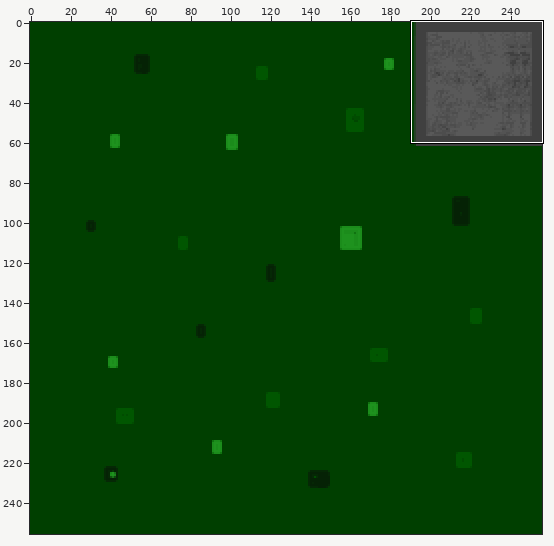
Edited in one commit: sprite sheet (maps/tilesets/neighborhood/sidewalk_corner_inner.png). Above: a wide view before the commit, with the close-up outlined.
Close-up. As it was:
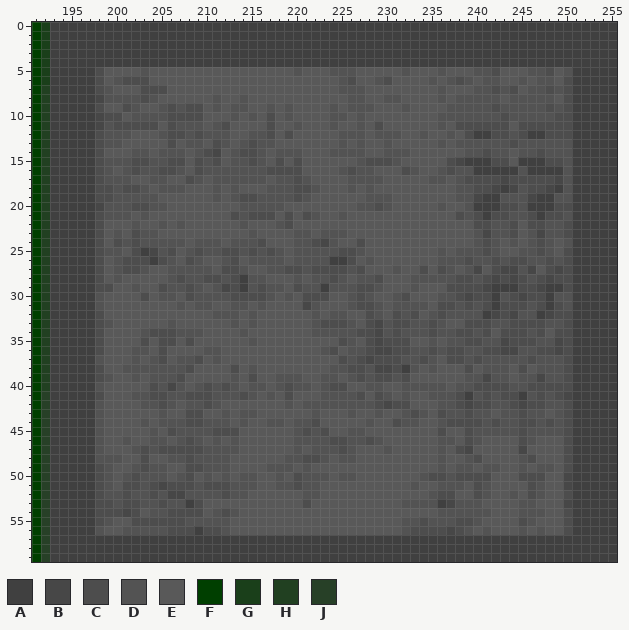
The file is 256x256 pixels. Colours within 5 levels of each other are drawn and written as one. Shown: x 191..255, y 0..59.
Palette (. is transparent): A #404040  B #474747  C #4d4d4d  D #535353  E #595959  F #003f00  G #1a3f1a  H #214021  J #274027
Pixels before (only the part around the change), first column x 191:
 0 FGAAAAAAAAAAAAAAAAAAAAAAAAAAAAAAAAAAAAAAAAAAAAAAAAAAAAAAAAAAAAAAA
 1 FGAAAAAAAAAAAAAAAAAAAAAAAAAAAAAAAAAAAAAAAAAAAAAAAAAAAAAAAAAAAAAAA
 2 FGAAAAAAAAAAAAAAAAAAAAAAAAAAAAAAAAAAAAAAAAAAAAAAAAAAAAAAAAAAAAAAA
 3 FGAAAAAAAAAAAAAAAAAAAAAAAAAAAAAAAAAAAAAAAAAAAAAAAAAAAAAAAAAAAAAAA
 4 FGAAAAAAAAAAAAAAAAAAAAAAAAAAAAAAAAAAAAAAAAAAAAAAAAAAAAAAAAAAAAAAA
 5 FGAAAAACEEEEDEEEEEEEEEEEEEEEEDEEEDDDEEEEEDEEEDEEEDDCEEEDDCEDAAAAA
 6 FGAAAAACEDCCCEEEEEEEEEEEEEEEEEEEEEDCEEDCEEEEDEDCDEDDEEDEDDECAAAAA
 7 FHAAAAACDEEECCCEEEEEEEEEEEEEEEEEEEDDDEEEEEEEEDEEEDDCDCEDDCDCAAAAA
 8 FHAAAAABDDDDCDEEEEEEDEEDEEEEEEEEEEEDDEEDDEEEEDEDDDDDEDDDDDECAAAAA
 9 FHAAAAACEECDEEDCDCCEDEDDEEDEDEEEEDEDDDEEEDEEEEDDDDDCDDDDDCDCAAAAA
10 FHAAAAABCCEDDDDCCCCEEEDEDECEDEEEEDDEDEEEEEEEEDDDDDDDCDDDDDCCAAAAA
11 FHAAAAABDCCCCCECDDDEDCEEEECEEDEEEDEEDECEEEEEEDECCCCCCECCCCCCAAAAA
12 FHAAAAACDDDEEEDCCDCDDDEEDDCECEEEEEDDDEDDDEEDEEDECAACCDCAACCCAAAAA
13 FHAAAAACDDEEEEECEDDECDEDCDDEEEEEEEDEDEEDEEEEEDEDDDDDDCDDDDDDAAAAA
14 FHAAAAACEEEDDEDDDEDCBEDCCDEDDDEEEDDDDEEDDDEEEEEEDDCDDEDDCDDDAAAAA
15 FHAAAAACDDDCCDDCCECDCEDDCDECECEEEEEEDCCCDEEEEECBAAACCEAAACCDAAAAA
16 FHAAAAACDEDCDDCCDECDDDDDDDCCCCEEEEDCDDEEECDEEDCDDAAAAADAAAADAAAAA
17 FHAAAAACDDDEEDDEECDEDDDDDDEDDCDEEEEDDDDEEEEEDDEDCCCCBCCCCCBDAAAAA
18 FHAAAAACCDCCDEDDDEEEDEDEEEDDDCCDEEEDEDEEEEEEEEEDDCCBABDCCBADAAAAA
19 FHAAAAACCDDDDDEEEEEEDEDCCDDDDCDEEEEEEDDDEEEEEEEDDBAADDDBAADDAAAAA
20 FHAAAAABDDDCCDDEEEEEEEEDDDDDEEEEEEEEDDCDEEEEEDEEDAAACCDAAACCAAAAA
21 FHAAAAACDDDEDEEEEEEEEECDCCCECECDEEDEEEEEEEEEEEECDCACCDDCACCDAAAAA
22 FHAAAAACEEEDEEDEDEEEEEEDEEEDCEEEEEEEEEEEEEEEEEEEECCDDCECCDDCAAAAA
23 FHAAAAACEDECDDEEEEEEEEEEDEEEEDDEDDDEEEEEEEEEEEEEEDBDDCEDBDDCAAAAA
24 FHAAAAACECDCDDDDDEDDDEDDDCEEEDDCBDEECEEEEEEEEEEEEDCDEDEDCDEDAAAAA
25 FHAAAAACDDECABDCEDCDDCCDCDCDEDDDDDCCDEEEEEEEEDEDDDCDEEDDCDECAAAAA
26 FHAAAAACEDCCCACDECDEEDCEDDDDEDDDDAACEDEEEEEEEDDDCDDCDCCDDCDCAAAAA
27 FHAAAAACEDCCDEEDDDDDECCDEEDDCCDCCCCDCEEEDEECECDEDBECBBDBECBCAAAAA
28 FHAAAAACEDEEEEEDCDDCCDCADDEEEDEDDCDEDDCEEEDDDDDCCDCBCBCDCBCCAAAAA
29 FHAAAAACCEEDEECDDCDEDBCADCDDECDDADDDCCDEEEDEEECCCCBAAACCBAACAAAAA
30 FHAAAAADEEEECEDDECDDDDCCCCDEDECCCEEDCDEEDCEEEDDCBCCADCBCCADDAAAAA
31 FHAAAAADEEEEEEEEDEDDEEDDEDEEEEBDEEEDCCDEDDDDECCDCDCACCCDCACDAAAAA
32 FHAAAAACEEEEEEEEEEEEDDDEDEEEEEEDEDDEECDECDCEDCDDDDABCBDDABCCAAAAA
33 FHAAAAACDEEEEEEDEEEEEEDEDEEEEEEDCCCDECBDCCDDCDEECCCDDCCCCDDCAAAAA
34 FHAAAAACEEEEDCCCDDDEEEEDEEEEEEEDDDDDCCBDCDDDCDDCCDCECCCDCECCAAAAA
35 FHAAAAACEEEECECCECEEEEEEDEEEEEEEEECDECBCCCEEDEDDCCDDBCCCDDBCAAAAA
36 FHAAAAACEEEDDECEEEEDDEEEEEEEEEEEDCEDDCBBCCDDCDCCDDCCBBDDCCBCAAAAA
37 FHAAAAADEEEDEDCEDDCEDEEEEEEEEEEEEECDCBCCCDDCDECCDCDDDDDCDDDCAAAAA
38 FHAAAAACEEDDDDDDDCEEEECEDEEEEEEEEDDCCDBBCADEDEEECEDDDECEDDDCAAAAA
39 FHAAAAACDEEDEDDDCEEEEEDECEEDDDEEDDEDCDCCDCEEEEEEDDBDDEDDBDDCAAAAA
40 FHAAAAADEEEEECDBDEDCDCDEDDEDCDDEDCCEEDDEEDDDDDEDDCCCCDDCCCCCAAAAA
41 FJAAAAACEEEDDCCDDCCCDDDCDEDECEEEDDDDCECDEDEEDDDCADCDCCADCDCBAAAAA
42 FJAAAAADEEEEDDCDEDDCDEEEEEEEDEDDDDDDDDCBCCEEEDDCBCCDDCBCCDDCAAAAA
43 FJAAAAADEEEEEEDEECCEEDEDDEEEEEEDEEEDEEDEEDCDECDDCDDEDDCDDEDCAAAAA
44 FJAAAAADEEEEDEDDDCCDDDEDEEDDEDDCEEEEEDEECDDEEDCCCCDCDDCCDCDCAAAAA
45 FJAAAAADEEEEEDECDDDDCCCEEEEEEDCDCEEDDEEEEEEEECEECDDDDDCDDDDCAAAAA
46 FJAAAAADEEDEEDDEDCDEDEDEEEEEEDDDDCCDDCDEEEEEEDDECDEEEECDEEECAAAAA
47 FJAAAAADEEEDCDCCCCCDDDDEEEEEEDEDDDCDEEEDEEEEEDECBEEEEEBEEEECAAAAA
48 FJAAAAADDDEECEEDDCDDDDEEEEEEDDCCDEDDEEEEEEEEEDEEDCEEEEDCEEECAAAAA
49 FJAAAAACDEEDCDDEECCDDDEEEEDDDEDEEEEEEEEEEEEEEDEDDEDDEEDEDDECAAAAA
50 FJAAAAACDEDCDDDEDCEDEDEDDEEDECDDDEDDEEEEEEEDCCDCCCCEEECCCEEBAAAAA
51 FJAAAAACDECCDCBCCCDCCCDDDEEDDCDDEEEEEEEEEEDEEDDDECDEEEECDEEBAAAAA
52 FJAAAAACDDCDDCDBBDDDDCDDEEEEEEDDEEEEEEEEEEEEDCCEECDEEDECDEECAAAAA
53 FJAAAAACCDCCDDCDDACEEEEEEEEEEECEEEEEEEEEEDDDDABDDDEEEEDDEEEBAAAAA
54 FJAAAAACCCBCEDDCCCCEDCDEEEEEEEEEEEEEEEEEEEEEEDDDDDDEEEDDDEECAAAAA
55 FJAAAAACDEECCCCCCDDDDDEEEEEEEEEEEEEEEEEEEDDCDDDCCDEEEECDEEECAAAAA
56 FJAAAAADEEDDDDDCCCACCDEEEEEEEEEEEEEEEEEEEDCCCCBCDEDEEEDEDEECAAAAA
57 FJAAAAAAAAAAAAAAAAAAAAAAAAAAAAAAAAAAAAAAAAAAAAAAAAAAAAAAAAAAAAAAA
58 FJAAAAAAAAAAAAAAAAAAAAAAAAAAAAAAAAAAAAAAAAAAAAAAAAAAAAAAAAAAAAAAA
59 FJAAAAAAAAAAAAAAAAAAAAAAAAAAAAAAAAAAAAAAAAAAAAAAAAAAAAAAAAAAAAAAA
Once edited:
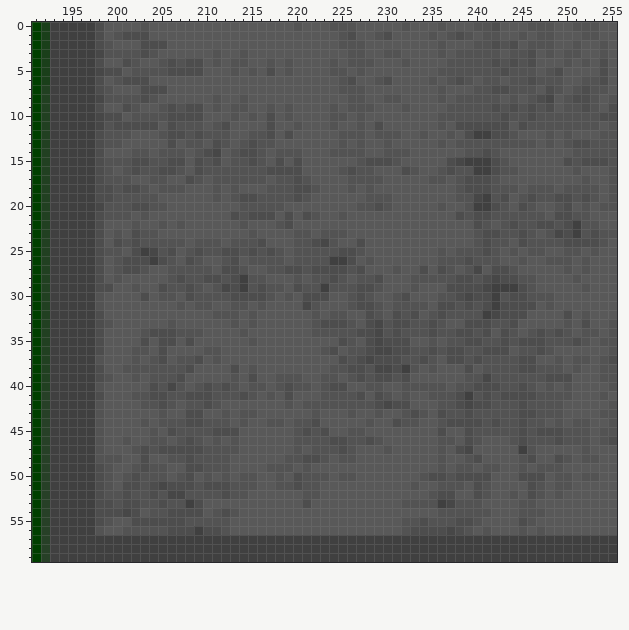
Difference:
Changed rows in their new state; - is an unchanged pixel.
first column x 198:
 0 CEEEEDEEEEEEEEEEEEEEEEDEEEDDDEEEEEDEEEDEEEDDCEEEDDDEEDDDEE
 1 CEDCCCEEEEEEEEEEEEEEEEEEEEEDCEEDCEEEEDEDCDEDDEEDEDDEEEDDEE
 2 CDEEECCCEEEEEEEEEEEEEEEEEEEDDDEEEEEEEEDEEEDDCDCEDDDEEDEEDE
 3 BDDDDCDEEEEEEDEEDEEEEEEEEEEEDDEEDDEEEEDEDDDDDEDDCEDEDDEEDE
 4 CEECDEEDCDCCEDEDDEEDEDEEEEDEDDDEEEDEEEEDDDDDCDCDCEEEDEDECE
 5 BCC-D-DDCCCC---D-D-C-DE-----ED----E----DDD--DCDD-EDCEEEECE
 6 ----------------------------------------------D-C--DEEDDCE
 7 ---------------------------------------------CDD-E--EDCDDE
 8 -----------------------------------------------E-CB-DCCDED
 9 ----------------------------------------------C-C--EDDCDEC
10 ------------------------------------------------C--DDDDDCC
11 ------------------------------------------------DDDDDDDDED
12 -----------------------------------------------EEEDEDEEEDD
13 ----------------------------------------------D--E-E-CCDDD
14 ---------------------------------------------E-EEEEEEDDDDD
15 ---------------------------------------------D-EEEEECDCCCD
16 --------------------------------------------CDDEEEEEEDEEED
17 --------------------------------------------DEEEEEEEEEDEED
18 -----------------------------------------C--DDDEDDDE-DDDED
19 --------------------------------------------DCE-CDDCCDCDED
20 --------------------------------------------CDECDEED-EDEDD
21 -------------------------------------------CDD--DDE-CDDEEE
22 -------------------------------------------DE--DD-C---DDEE
23 -------------------------------------------CC-DC-E-B--DCDD
24 ---------------------------------------------DEC-D-DCCCCDE
25 ----------------------------------------------DE-DE-DDEDEE
26 --------------------------------------------DEEDEED-DEDEEE
27 ---------------------------------------------CDEE-EEDEDEEE
28 ----------------------------------------------CD-EEEEDEEEE
29 ------------------------------------------------DEEEEEDEEE
30 -----------------------------------------------CDDDEEEEEEE
31 ------------------------------------------------CEDEEEEEEE
32 ----------------------------------------------CCEEEE-EDEEE
33 -----------------------------------------------EEEEEDECEED
34 ----------------------------------------------DE--D-DEDDED
35 ---------------------------------------------CD--C-DDCDEDD
36 ---------------------------------------------CE---DEEEEEED
37 -----------------------------------------------C-EE-EDDEDC
38 ----------------------------------------------D-C---EDEEDD
39 ----------------------------------------------D--DCC-EEEDD
40 ---------------------------------------------D-CDEDEDEEEED
41 -----------------------------------------------CCD-DDEEEDE
42 ----------------------------------------------DCDD--EEEEED
43 --------------------------------------------D---C-D-EEEEDD
44 ------------------------------------------------D-E-EDDEED
45 -------------------------------------------------CCCDDDEDD
46 ----------------------------------------------D--DDCDDDEDC
47 -----------------------------------------------AD---EEDEEE
48 ---------------------------------------------------CDEDDEE
49 ---------------------------------------------------DEEEEEE
50 ---------------------------------------------------DDEDDEE
51 ---------------------------------------------------DDEEEEE
52 ---------------------------------------------------DEEEEEE
53 ----------------------------------------------------EEEEEE
54 ----------------------------------------------------EEEEEE
55 ----------------------------------------------------EEEEEE
56 ----------------------------------------------------EEEEEE
